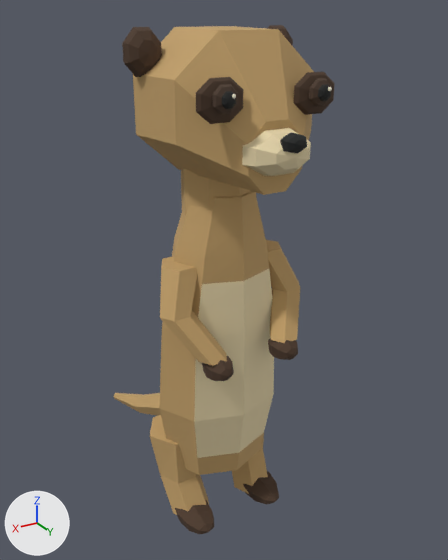
An edit to the glTF model public/models/safari/Meerkat.gltf, drawn before and after from the same camera.
Rendered twice from a camera (50 mm lens) standing at (1.69, 2.92, 3.07) and looking at (-0.17, -0.2, 1.51). The lights are fixed; the arrows at lower left show +X, +Y and +Z. The picture after the commit comes second. Vertices at exactly the same position are counted once.

The scene before the commit, as lines of its bpy script (objects in view):
```python
me_meerkatskin = bpy.data.meshes.new('MeerkatSkin')
me_meerkatskin.from_pydata(...)  # 1161 vertices, 2294 faces; spans x -0.49..0.49, y -1.35..0.75, z 0.01..3.01
me_meerkatskin.materials.append(mat_safarivertexcolors)
ob_animalskin = bpy.data.objects.new('AnimalSkin', me_meerkatskin)
ob_animalskin.location = (0.0, 0.0, 0.0)
```
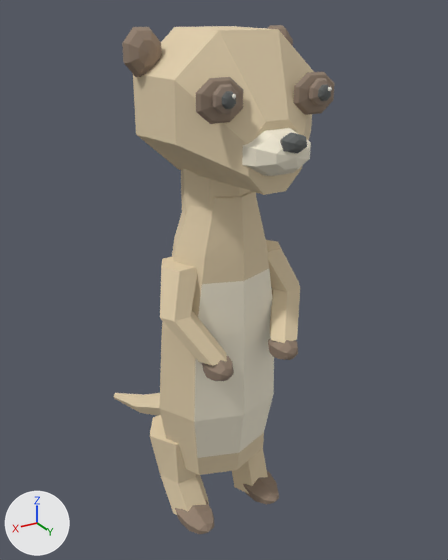
Location of each change, [x1, y1, x2, y2] in pixels of the pictures (448 x 560 px):
```json
{"part": 1, "of": "me_meerkatskin", "change": "recoloured", "before": [122, 25, 335, 534], "after": [122, 25, 335, 534]}
{"part": 2, "of": "me_meerkatskin", "change": "recoloured", "before": [114, 26, 332, 515], "after": [114, 26, 332, 515], "on screen": "orange to beige"}
{"part": 3, "of": "me_meerkatskin", "change": "recoloured", "before": [222, 85, 331, 153], "after": [222, 85, 331, 153]}
```

Edits to the scene script, one JSON object a line:
```json
{"block": "me_meerkatskin", "where": "me_meerkatskin.from_pydata(...)  # 1161 vertices, 2294 faces; spans x -0.49..0.49, y -1.35..0.75, z 0.01..3.01"}
{"block": "me_meerkatskin", "where": "# used by ob_animalskin; location = (0.0, 0.0, 0.0)"}
{"block": "me_meerkatskin", "change": "me_meerkatskin part 1: 1000 faces centred in x -0.49..0.49, y -0.1..0.56, z 0.02..3.0 are repainted in the vertex colours; the middle colour goes from brown #4c3829 to brown #948170"}
{"block": "me_meerkatskin", "change": "me_meerkatskin part 2: 1000 faces centred in x -0.42..0.42, y -1.35..0.72, z 0.07..3.01 are repainted in the vertex colours; the middle colour goes from orange #c19f69 to beige #e2cfac"}
{"block": "me_meerkatskin", "change": "me_meerkatskin part 3: 294 faces centred in x -0.3..0.3, y 0.57..0.75, z 2.5..2.76 are repainted in the vertex colours; the middle colour goes from black #202221 to dark grey #636665"}
```
